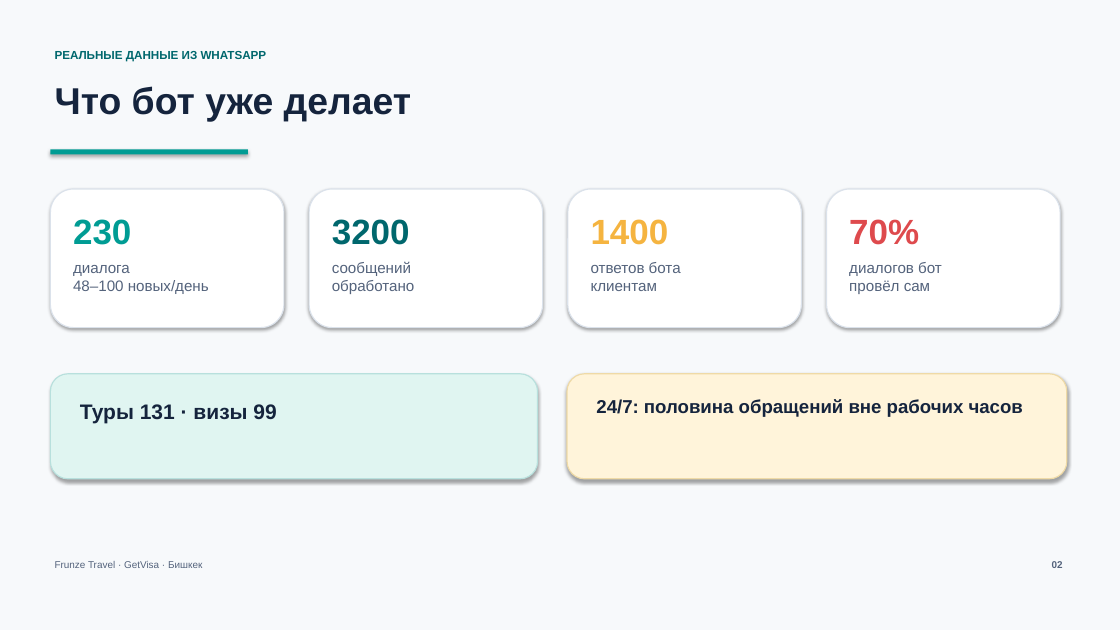
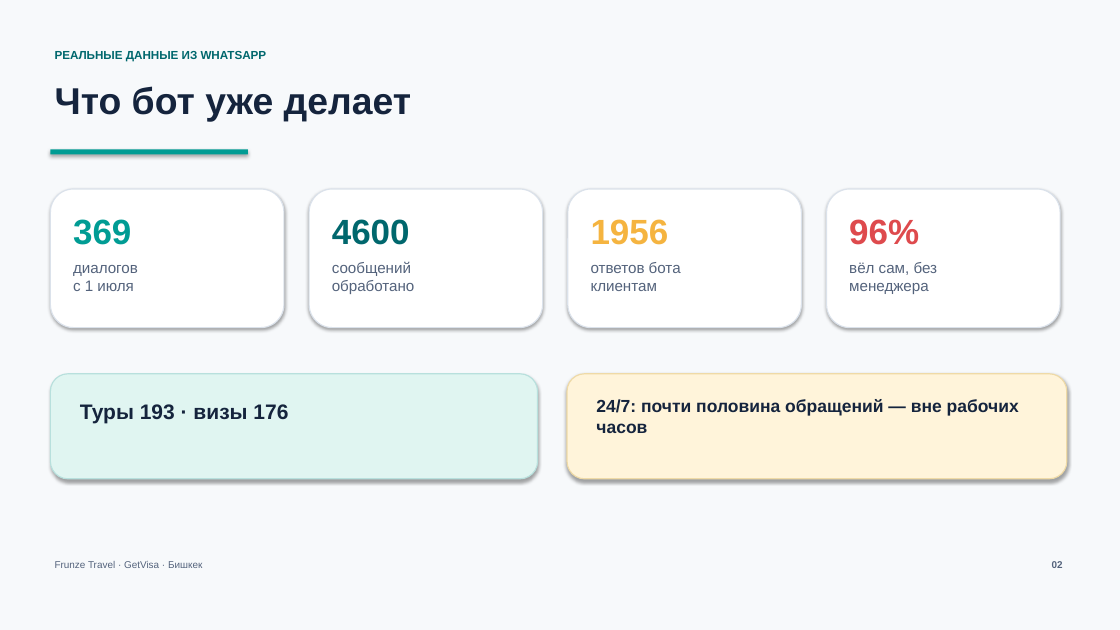
Before and after one commit to Ulfacar/frunze-travel-bot, a slide deck: slide 2 of frunze_presentation_build.pptx. Drawn at 1120x630 pixels with LibreOffice and Linux fonts; fonts in the diff are those of the drawing. Boxes give left, top, right and bottom in pixels: in the first picture for what was removed or moved away, otherwise in the second. Text is boxed around its words. In the diff, an @@ line names an element or a change of style, - is before the commit and + after.

```diff
--- a/frunze_presentation_build.pptx
+++ b/frunze_presentation_build.pptx
@@ text at [73,219,131,245]: text changed @@
-230
+369
@@ text at [332,219,410,245]: text changed @@
-3200
+4600
@@ text at [591,219,669,245]: text changed @@
-1400
+1956
@@ text at [849,219,919,245]: text changed @@
-70%
+96%
@@ text at [73,265,138,291]: text changed @@
-диалога
-48–100 новых/день
+диалогов
+с 1 июля
@@ text at [849,262,938,294]: text changed @@
-диалогов бот
-провёл сам
+вёл сам, без
+менеджера
@@ text at [80,404,288,423]: text changed @@
-Туры 131 · визы 99
+Туры 193 · визы 176
@@ text at [596,399,1019,433]: text changed; size 16 to 15 pt @@
-24/7: половина обращений вне рабочих часов
+24/7: почти половина обращений — вне рабочих часов
```
Also in this commit, not shown: 3 other slides changed, 5 slides added, 1 slide removed, 9 other files.
